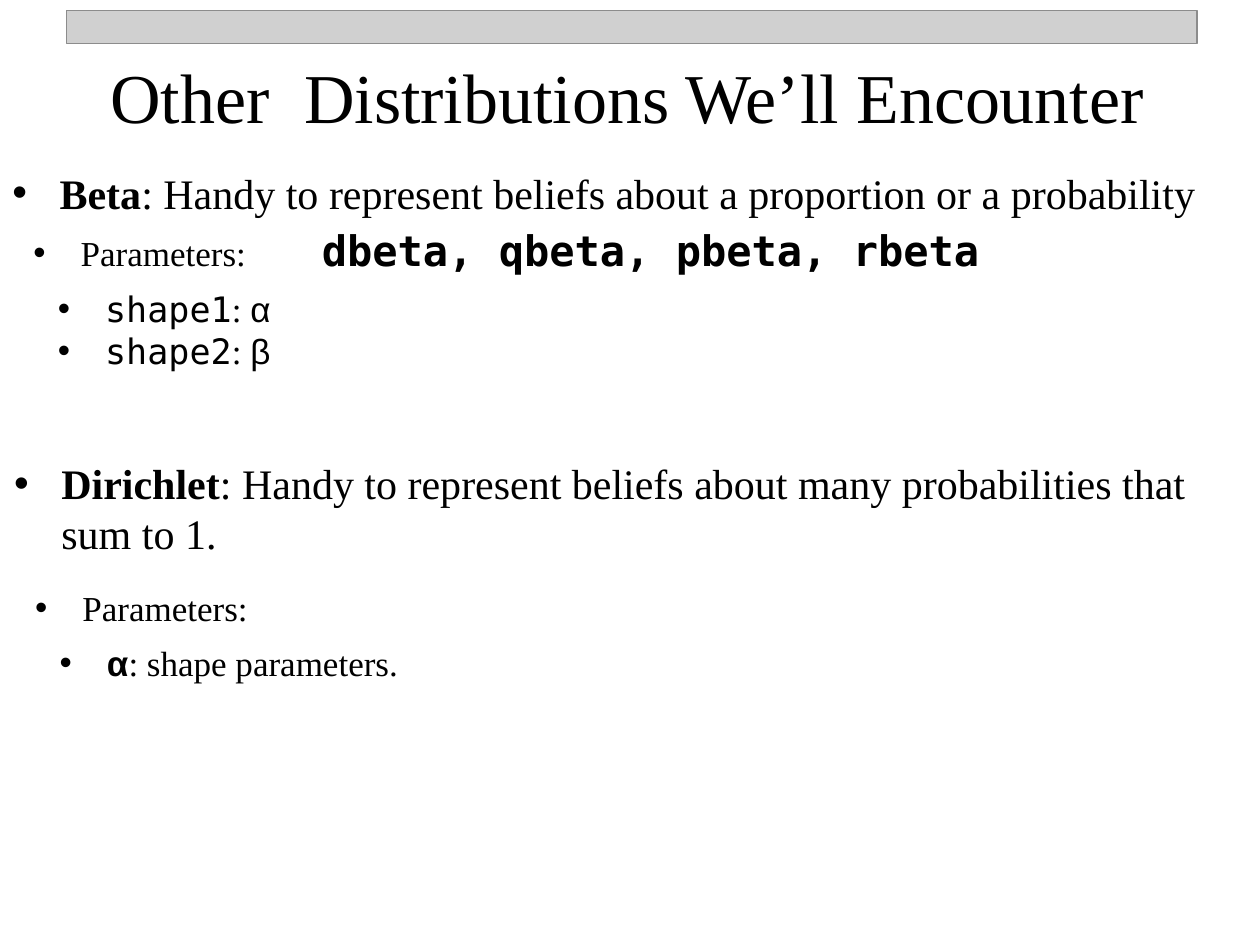
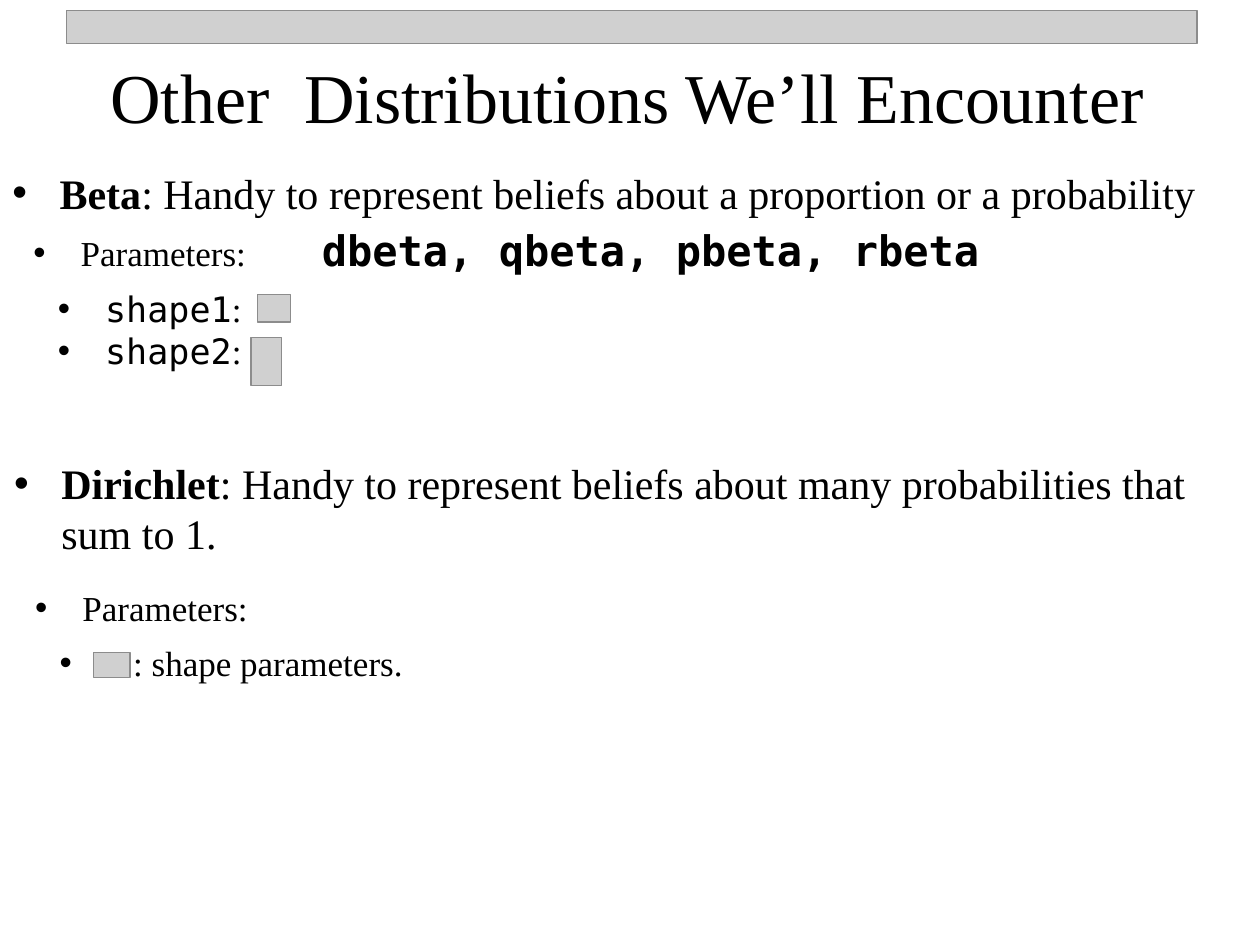
Before and after one commit to npetraco/MATFOS705, a slide deck: slide 46 of Notes/4_Important_Probability_Distributions.pptx (slide 52 before the commit). Drawn at 1260x945 pixels with LibreOffice and Linux fonts; fonts in the diff are those of the drawing; grey boxes stand for pictures. Boxes give left, top, right and bottom in pixels: in the first picture for what was removed or moved away, otherwise in the second. Text is boxed around its words. In the diff, an @@ line names an element or a change of style, - is before the commit and + after.

```diff
--- a/Notes/4_Important_Probability_Distributions.pptx
+++ b/Notes/4_Important_Probability_Distributions.pptx
@@ text at [105,295,241,372]: text changed @@
-• shape1: α
-• shape2: β
+• shape1:
+• shape2:
@@ picture added at [258,295,291,323] @@
@@ picture added at [251,338,282,386] @@
@@ picture added at [93,653,130,678] @@
@@ text at [152,651,402,683]: text changed @@
-• α: shape parameters.
+• : shape parameters.
```
Also in this commit, not shown: 6 other slides changed, 1 slide added, 7 slides removed.
